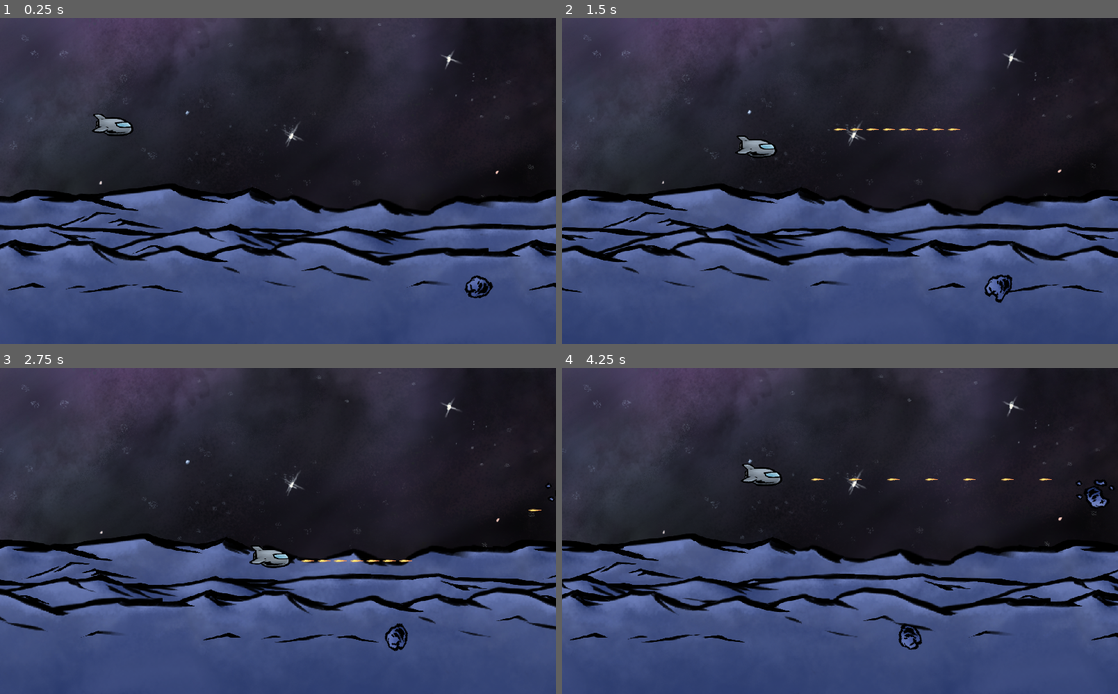
Above: before the commit, frames 1-4 (two rows, left to right).
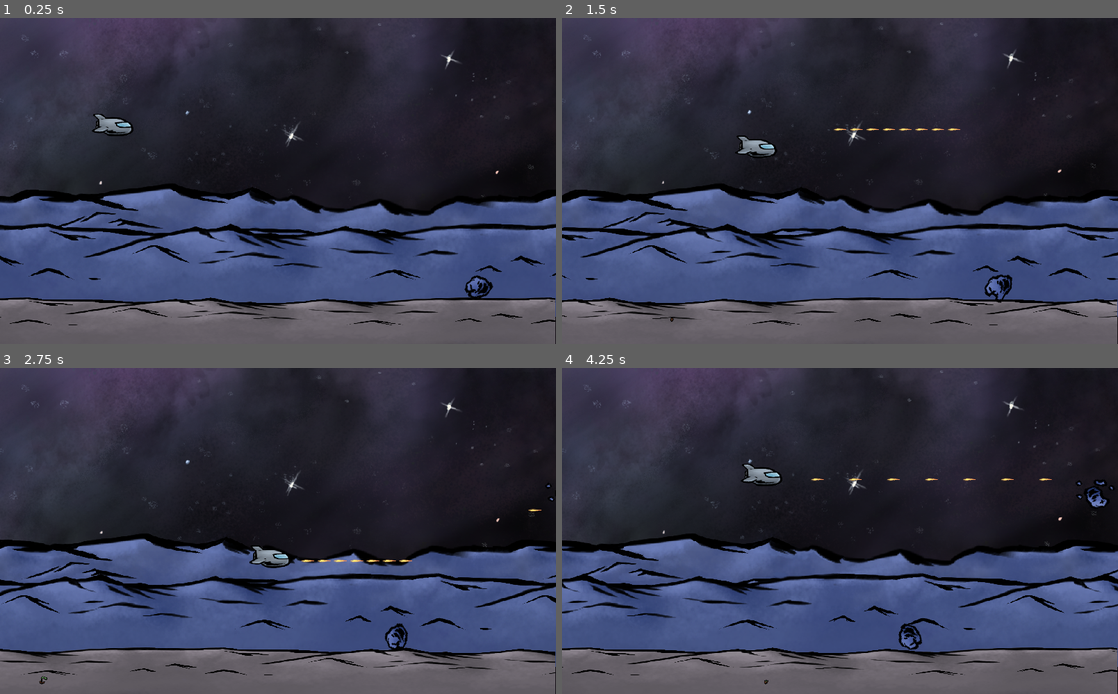
Above: after the commit, the same moments.

Repository: chapmanh/Terraformia
Game: Godot game, scene res://MainScenes/Game.tscn
The game is run twice, just before and just after one commit, with the same random seed, the same clock (stepped at 60 frames per second) and the same inputs.
Inputs (mouse positions are in pixels of both pictures, inside the frame that each line leads up to):
- Up to frame 1 (0.25 s): no input
- Up to frame 2 (1.5 s): move the mouse to (962, 164) at 0.52 s; press the mouse at (962, 164) at 0.53 s; hold Right (game_right) 0.53-1.28 s; right-click (962, 164) at 0.8 s; move the mouse to (728, 197) at 1.27 s; release the mouse at (728, 197) at 1.28 s; hold S (game_down) from 1.28 s (still down); right-click (728, 197) at 1.35 s
- Up to frame 3 (2.75 s): click (166, 547) at 1.55 s; move the mouse to (333, 459) at 2.02 s; release S (game_down) at 2.03 s; press the mouse at (333, 459) at 2.03 s; hold Right (game_right) from 2.03 s (still down); right-click (333, 459) at 2.3 s
- Up to frame 4 (4.25 s): move the mouse to (812, 596) at 2.77 s; release Right (game_right) at 2.78 s; release the mouse at (812, 596) at 2.78 s; hold W (game_up) 2.78-3.53 s; right-click (812, 596) at 2.85 s; click (812, 596) at 3.05 s; move the mouse to (1006, 579) at 3.52 s; press the mouse at (1006, 579) at 3.53 s; hold A (game_left) from 3.53 s (still down); right-click (1006, 579) at 3.8 s

The runs differ from the first frame. In frame 1, 18% of the frame differs, in the area x 0-100%, y 67-100%; in frame 2, 17%; in frame 3, 17%; in frame 4, 18%.

Commit message:
Seed implementation

Diff:
--- /dev/null
+++ b/Moonshot/FGBG/Background/Ground.tscn
@@ -0,0 +1,54 @@
+[gd_scene load_steps=6 format=2]
+
+[ext_resource path="res://Assets/Backgrounds/Landscape_grey_2.png" type="Texture" id=1]
+[ext_resource path="res://FGBG/ScrollingBackground.tscn" type="PackedScene" id=2]
+
+[sub_resource type="Shader" id=1]
+code = "shader_type canvas_item;
+
+uniform float scroll_speed;
+
+void fragment() {
+	vec2 u = UV;
+	u.x += scroll_speed*TIME;
+	vec4 col = texture(TEXTURE,u);
+	COLOR = col;
+}"
+
+[sub_resource type="ShaderMaterial" id=2]
+resource_local_to_scene = true
+shader = SubResource( 1 )
+shader_param/scroll_speed = 0.25
+
+[sub_resource type="RectangleShape2D" id=3]
+extents = Vector2( 512, 40 )
+
+[node name="Ground" type="Node2D"]
+
+[node name="ScrollingBackground" parent="." instance=ExtResource( 2 )]
+material = SubResource( 2 )
+margin_top = 450.0
+margin_right = 1024.0
+margin_bottom = 750.0
+rect_scale = Vector2( 1, 0.5 )
+texture = ExtResource( 1 )
+
+[node name="ShipFloor" type="Area2D" parent="."]
+position = Vector2( 512, 560 )
+collision_layer = 16
+collision_mask = 3
+
+[node name="CollisionShape2D_Ship" type="CollisionShape2D" parent="ShipFloor"]
+shape = SubResource( 3 )
+
+[node name="PlantFloor" type="Area2D" parent="." groups=[
+"fertile",
+]]
+collision_layer = 32
+collision_mask = 15
+
+[node name="CollisionShape2D_Plant" type="CollisionShape2D" parent="PlantFloor"]
+modulate = Color( 0.937255, 0.839216, 0.0431373, 1 )
+position = Vector2( 512, 592 )
+scale = Vector2( 1, 0.25 )
+shape = SubResource( 3 )
--- a/Moonshot/MainScenes/Game.tscn
+++ b/Moonshot/MainScenes/Game.tscn
@@ -10,6 +10,7 @@
 [ext_resource path="res://FGBG/Background/Background_Distant.tscn" type="PackedScene" id=8]
 [ext_resource path="res://FGBG/Background/Background_Distant.gd" type="Script" id=9]
 [ext_resource path="res://FGBG/Background/Background_Distant_Static.tscn" type="PackedScene" id=10]
+[ext_resource path="res://FGBG/Background/Ground.tscn" type="PackedScene" id=11]
 
 [sub_resource type="Curve2D" id=1]
 _data = {
@@ -30,6 +31,10 @@
 [node name="Background_2" parent="." instance=ExtResource( 6 )]
 
 [node name="Background_1" parent="." instance=ExtResource( 2 )]
+visible = false
+
+[node name="Ground" parent="." instance=ExtResource( 11 )]
+position = Vector2( -1.07593, 0 )
 
 [node name="Player" parent="." instance=ExtResource( 3 )]
 position = Vector2( 207.198, 196.998 )
--- a/Moonshot/Player/Player.gd
+++ b/Moonshot/Player/Player.gd
@@ -1,14 +1,19 @@
 extends Area2D
 
-var plBullet := preload("res://Bullet/Bullet.tscn")
+var plBullet := preload("res://Projectiles/Bullet/Bullet.tscn")
+var plSeed := preload("res://Projectiles/Seed/Seed.tscn")
 
 signal health_updated(health)
 signal killed()
 
 #onready var animatedSprite := $AnimatedSprite
 
-onready var firingPositions := $FiringPositions
-onready var fireDelayTimer := $FireDelayTimer
+onready var primaryPositions := $PrimaryPositions
+onready var primaryDelayTimer := $PrimaryDelayTimer
+
+onready var secondaryPositions := $SecondaryPositions
+onready var secondaryDelayTimer := $SecondaryDelayTimer
+
 onready var invulnerabilityTimer := $InvulnerabilityTimer
 onready var effectAnimation := $EffectAnimation
 
@@ -21,7 +26,8 @@
 	]
 
 export var speed: float = 100.0
-export var fireDelay: float = 0.1
+export var primaryFireDelay: float = 0.1
+export var secondaryFireDelay: float = 2.0
 export var invincibility: float = 2.0
 export var max_health: float = 4 # 0 = dead
 
@@ -47,12 +53,20 @@
 #		animatedSprite.play("Straight")
 
 	# Check if shooting
-	if Input.is_action_pressed("game_fire_primary") and fireDelayTimer.is_stopped():
-		fireDelayTimer.start(fireDelay)
-		for child in firingPositions.get_children():
+	if Input.is_action_pressed("game_fire_primary") and primaryDelayTimer.is_stopped():
+		primaryDelayTimer.start(primaryFireDelay)
+		for child in primaryPositions.get_children():
 			var bullet = plBullet.instance()
 			bullet.global_position = child.global_position
 			get_tree().current_scene.add_child(bullet)
+
+		# Check if shooting
+	if Input.is_action_pressed("game_fire_secondary") and secondaryDelayTimer.is_stopped():
+		secondaryDelayTimer.start(secondaryFireDelay)
+		for child in secondaryPositions.get_children():
+			var Seed = plSeed.instance()
+			Seed.global_position = child.global_position
+			get_tree().current_scene.add_child(Seed)
 
 	# Collision detection: (returns false if array is empty)
 	if get_overlapping_areas():
@@ -80,7 +94,8 @@
 	# Make sure player stays in screen
 	var viewRect := get_viewport_rect()
 	position.x = clamp(position.x, 0, viewRect.size.x)
-	position.y = clamp(position.y, 0, viewRect.size.y)
+	position.y = clamp(position.y, 0, viewRect.size.y - 75)
+	# Manually subtracting ground size to prevent flying through ground
 
 
 func damage(amount): # Could implement damage types here, with modifiers
--- a/Moonshot/Player/Player.tscn
+++ b/Moonshot/Player/Player.tscn
@@ -98,12 +98,20 @@
 visible = false
 polygon = PoolVector2Array( -12.4718, -13.4874, -20.4849, -20.0056, -34.2986, -20.4242, -36.272, -17.9724, -26.8237, -1 …(418 unchanged characters)…
 
-[node name="FiringPositions" type="Node2D" parent="."]
+[node name="PrimaryPositions" type="Node2D" parent="."]
 
-[node name="Gun1" type="Node2D" parent="FiringPositions"]
+[node name="Primary_1" type="Node2D" parent="PrimaryPositions"]
 position = Vector2( 44.8324, 8.50123 )
 
-[node name="FireDelayTimer" type="Timer" parent="."]
+[node name="SecondaryPositions" type="Node2D" parent="."]
+
+[node name="Secondary_1" type="Node2D" parent="SecondaryPositions"]
+position = Vector2( 5.30554, 24.4896 )
+
+[node name="PrimaryDelayTimer" type="Timer" parent="."]
+one_shot = true
+
+[node name="SecondaryDelayTimer" type="Timer" parent="."]
 one_shot = true
 
 [node name="InvulnerabilityTimer" type="Timer" parent="."]
--- a/Moonshot/Bullet/Bullet.tscn
+++ b/Moonshot/Projectiles/Bullet/Bullet.tscn
@@ -1,7 +1,7 @@
 [gd_scene load_steps=4 format=2]
 
-[ext_resource path="res://Assets/Ship/Ship.png" type="Texture" id=1]
-[ext_resource path="res://Bullet/Bullet.gd" type="Script" id=2]
+[ext_resource path="res://Projectiles/Bullet/Bullet.gd" type="Script" id=1]
+[ext_resource path="res://Assets/Ship/Ship.png" type="Texture" id=2]
 
 [sub_resource type="CapsuleShape2D" id=1]
 radius = 4.61932
@@ -11,10 +11,10 @@
 scale = Vector2( 0.4, 0.4 )
 collision_layer = 4
 collision_mask = 2
-script = ExtResource( 2 )
+script = ExtResource( 1 )
 
 [node name="Sprite" type="Sprite" parent="."]
-texture = ExtResource( 1 )
+texture = ExtResource( 2 )
 region_enabled = true
 region_rect = Rect2( 154, 261, 62, 17 )
 
--- /dev/null
+++ b/Moonshot/Projectiles/Seed/Seed.gd
@@ -0,0 +1,22 @@
+extends Area2D
+
+onready var animationPlayer = $AnimationPlayer
+
+export var speed: float = 500
+export var drag: float = 100
+
+func _physics_process(delta: float) -> void:
+	position.y += speed * delta
+	position.x -= drag * delta
+
+
+
+
+func _on_VisibilityNotifier2D_screen_exited() -> void:
+	queue_free()
+
+
+func _on_Seed_area_entered(area: Area2D) -> void:
+	if area.is_in_group("fertile"):
+		speed = 0
+		animationPlayer.play("grow")
--- /dev/null
+++ b/Moonshot/Projectiles/Seed/Seed.tscn
@@ -0,0 +1,59 @@
+[gd_scene load_steps=5 format=2]
+
+[ext_resource path="res://Assets/entities.png" type="Texture" id=1]
+[ext_resource path="res://Projectiles/Seed/Seed.gd" type="Script" id=2]
+
+[sub_resource type="CapsuleShape2D" id=1]
+radius = 6.00623
+height = 11.3688
+
+[sub_resource type="Animation" id=2]
+resource_name = "grow"
+length = 2.5
+tracks/0/type = "value"
+tracks/0/path = NodePath("Sprite:region_rect")
+tracks/0/interp = 1
+tracks/0/loop_wrap = true
+tracks/0/imported = false
+tracks/0/enabled = true
+tracks/0/keys = {
+"times": PoolRealArray( 0, 0.5, 1, 1.5, 2, 2.5 ),
+"transitions": PoolRealArray( 1, 1, 1, 1, 1, 1 ),
+"update": 1,
+"values": [ Rect2( 19, 362, 16, 24 ), Rect2( 14, 412, 21, 21 ), Rect2( 54, 395, 39, 37 ), Rect2( 96, 377, 42, 55 ), Rect2( 156, 355, 52, 75 ), Rect2( 224, 342, 62, 89 ) ]
+}
+tracks/1/type = "value"
+tracks/1/path = NodePath("Sprite:offset")
+tracks/1/interp = 1
+tracks/1/loop_wrap = true
+tracks/1/imported = false
+tracks/1/enabled = true
+tracks/1/keys = {
+"times": PoolRealArray( 0, 0.5, 1, 1.5, 2, 2.5 ),
+"transitions": PoolRealArray( 1, 1, 1, 1, 1, 1 ),
+"update": 1,
+"values": [ Vector2( 0, 0 ), Vector2( 0, -5 ), Vector2( 6, -13 ), Vector2( 1, -22 ), Vector2( 2, -33 ), Vector2( 1, -40 ) ]
+}
+
+[node name="Seed" type="Area2D"]
+scale = Vector2( 0.4, 0.4 )
+collision_layer = 4
+collision_mask = 32
+script = ExtResource( 2 )
+
+[node name="Sprite" type="Sprite" parent="."]
+texture = ExtResource( 1 )
+region_enabled = true
+region_rect = Rect2( 19, 362, 16, 24 )
+
+[node name="CollisionShape2D" type="CollisionShape2D" parent="."]
+rotation = 0.436332
+shape = SubResource( 1 )
+
+[node name="VisibilityNotifier2D" type="VisibilityNotifier2D" parent="."]
+scale = Vector2( 0.5, 1 )
+
+[node name="AnimationPlayer" type="AnimationPlayer" parent="."]
+anims/grow = SubResource( 2 )
+[connection signal="area_entered" from="." to="." method="_on_Seed_area_entered"]
+[connection signal="screen_exited" from="VisibilityNotifier2D" to="." method="_on_VisibilityNotifier2D_screen_exited"]
--- a/Moonshot/project.godot
+++ b/Moonshot/project.godot
@@ -111,7 +111,8 @@
 2d_physics/layer_2="enemy"
 2d_physics/layer_3="player_projectile"
 2d_physics/layer_4="enemy_projectile"
-2d_physics/layer_5="Floor"
+2d_physics/layer_5="Floor_Ship"
+2d_physics/layer_6="Floor_Plant"
 
 [rendering]
 
Not shown: 1 places in Moonshot/MainScenes/Game.tscn that only renumber resources
Renamed: Moonshot/Bullet/Bullet.gd -> Moonshot/Projectiles/Bullet/Bullet.gd
